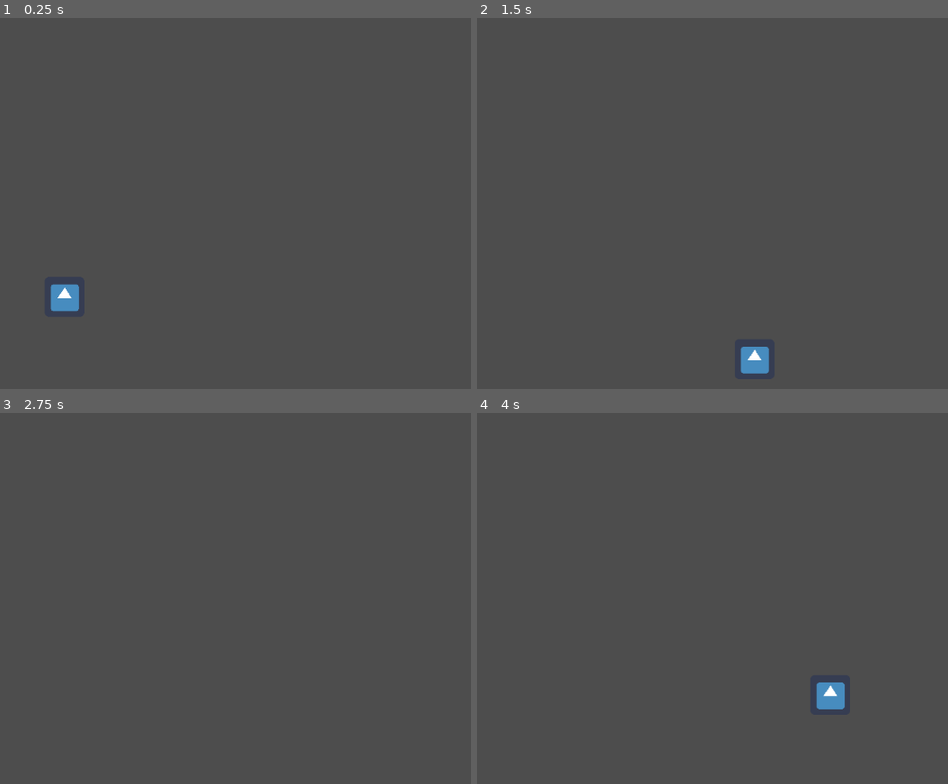
Above: before the commit, frames 1-4 (two rows, left to right).
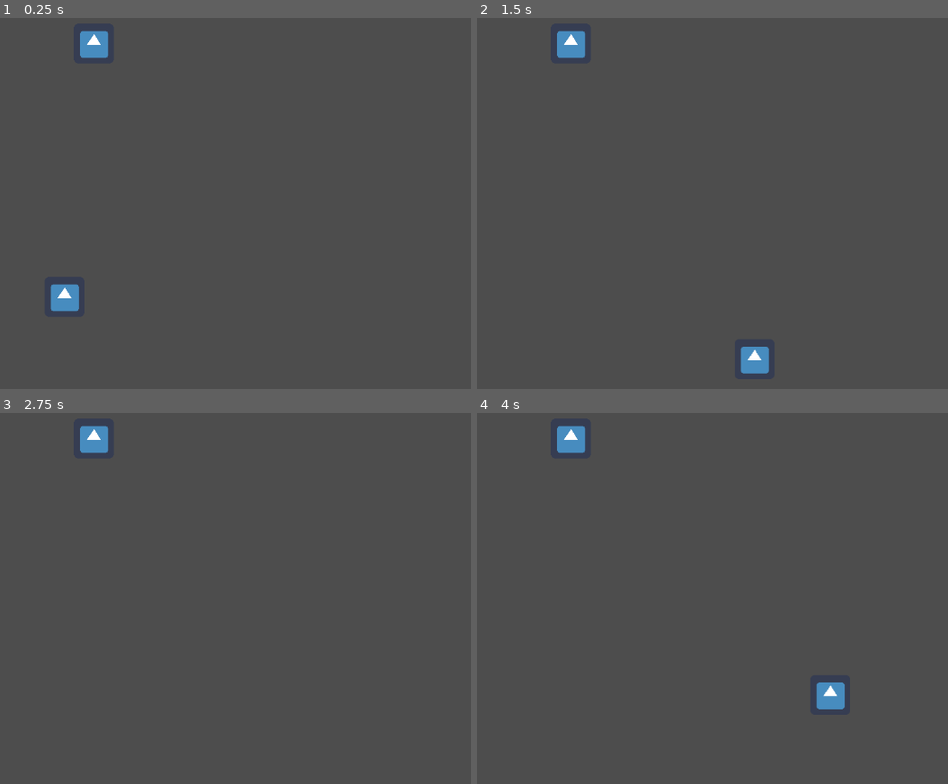
Above: after the commit, the same moments.

Repository: pham-t-alex/Timestop-Bullet-Hell
Game: Godot game, scene res://Scenes/level.tscn
Two runs of this game, one before a commit and one after it. Both use one fixed random seed, a clock stepped at 60 frames per second and the inputs below. The engine's default icon, where the game draws it, is replaced by a stand-in: a white triangle on a blue panel in a dark square.
Inputs:
- Up to frame 1 (0.25 s): no input
- Up to frame 2 (1.5 s): tap Enter at 0.5 s; hold D (Right) 0.53-1.28 s; hold S (Down) from 1.28 s (still down)
- Up to frame 3 (2.75 s): tap Space at 2 s; release S (Down) at 2.03 s; hold D (Right) from 2.03 s (still down)
- Up to frame 4 (4 s): tap Enter at 2.75 s; release D (Right) at 2.78 s; hold W (Up) 2.78-3.53 s; tap Space at 3.5 s; hold A (Left) from 3.53 s (still down)

The runs differ from the first frame. In frame 1, 0.5% of the frame differs, in the area x 16-24%, y 3-11%; in frame 2, 0.5%; in frame 3, 0.5%; in frame 4, 0.5%.

Commit message:
beginning boss implementation

Diff:
--- a/Scenes/boss.gd
+++ b/Scenes/boss.gd
@@ -1,6 +1,10 @@
 extends CharacterBody2D
 
 @export var action_set: Array[SalvoData]
+const BULLET_SCENE = preload("res://Scenes/bullet.tscn")
+
+func _ready() -> void:
+	_generate_bullets_from_salvo(action_set[0])
 
 func _shoot() -> void:
 	var rng := RandomNumberGenerator.new()
@@ -15,3 +19,5 @@
 		else:
 			var bullet_data := data as BulletData
 			# generate bullet from bulletdata
+			var bullet := BULLET_SCENE.instantiate()
+			bullet.initialize(0, bullet_data.angle, bullet_data.velocity, bullet_data.relative_accel, bullet_data.absolute_accel)
--- a/Scenes/boss.tscn
+++ b/Scenes/boss.tscn
@@ -1,11 +1,12 @@
-[gd_scene load_steps=5 format=3 uid="uid://bxdumyp2eshrx"]
+[gd_scene load_steps=6 format=3 uid="uid://bxdumyp2eshrx"]
 
 [ext_resource type="Script" path="res://Scenes/boss.gd" id="1_hm6y0"]
 [ext_resource type="Script" path="res://Scenes/salvo_data.gd" id="2_kvvu8"]
 [ext_resource type="Resource" uid="uid://dylhqgn6afhwp" path="res://SalvoDataResources/1.tres" id="3_01c3p"]
+[ext_resource type="Texture2D" uid="uid://bwhiuu3218r88" path="res://icon.png" id="4_uil3o"]
 
 [sub_resource type="RectangleShape2D" id="RectangleShape2D_foob4"]
-size = Vector2(30, 30)
+size = Vector2(64, 64)
 
 [node name="Boss" type="CharacterBody2D"]
 script = ExtResource("1_hm6y0")
@@ -13,3 +14,6 @@
 
 [node name="CollisionShape2D" type="CollisionShape2D" parent="."]
 shape = SubResource("RectangleShape2D_foob4")
+
+[node name="Sprite2D" type="Sprite2D" parent="."]
+texture = ExtResource("4_uil3o")
--- /dev/null
+++ b/Scenes/bullet.gd
@@ -0,0 +1,26 @@
+extends Area2D
+
+var damage: int
+var velocity: Vector2
+var relative_accel: Vector2
+var absolute_accel: Vector2
+
+# Called when the node enters the scene tree for the first time.
+func _ready() -> void:
+	pass # Replace with function body.
+
+func initialize(damage: int, angle: float, velocity: float, relative_accel: Vector2, absolute_accel: Vector2) -> void:
+	self.damage = damage
+	self.velocity = Vector2.DOWN.rotated(deg_to_rad(angle)) * velocity
+	self.relative_accel = relative_accel
+	self.absolute_accel = absolute_accel
+	rotate(deg_to_rad(angle - 90))
+
+# Called every frame. 'delta' is the elapsed time since the previous frame.
+func _process(delta: float) -> void:
+	pass
+
+func _physics_process(delta: float) -> void:
+	position += velocity * delta
+	velocity += relative_accel.rotated(velocity.angle()) * delta
+	velocity += absolute_accel * delta
--- /dev/null
+++ b/Scenes/bullet.tscn
@@ -0,0 +1,16 @@
+[gd_scene load_steps=4 format=3 uid="uid://cid1hljh4raks"]
+
+[ext_resource type="Texture2D" uid="uid://bwhiuu3218r88" path="res://icon.png" id="1_2r1d6"]
+[ext_resource type="Script" path="res://Scenes/bullet.gd" id="1_dmgkm"]
+
+[sub_resource type="RectangleShape2D" id="RectangleShape2D_0m387"]
+size = Vector2(64, 64)
+
+[node name="Bullet" type="Area2D"]
+script = ExtResource("1_dmgkm")
+
+[node name="Sprite2D" type="Sprite2D" parent="."]
+texture = ExtResource("1_2r1d6")
+
+[node name="CollisionShape2D" type="CollisionShape2D" parent="."]
+shape = SubResource("RectangleShape2D_0m387")
--- a/Scenes/level.tscn
+++ b/Scenes/level.tscn
@@ -1,8 +1,12 @@
-[gd_scene load_steps=2 format=3 uid="uid://exg7egjmhy1l"]
+[gd_scene load_steps=3 format=3 uid="uid://exg7egjmhy1l"]
 
 [ext_resource type="PackedScene" uid="uid://m2nflm42k56a" path="res://Scenes/player.tscn" id="1_mqnn7"]
+[ext_resource type="PackedScene" uid="uid://bxdumyp2eshrx" path="res://Scenes/boss.tscn" id="2_owpyi"]
 
 [node name="Level" type="Node2D"]
 
 [node name="Player" parent="." instance=ExtResource("1_mqnn7")]
 position = Vector2(500, 500)
+
+[node name="Boss" parent="." instance=ExtResource("2_owpyi")]
+position = Vector2(547, 93)
